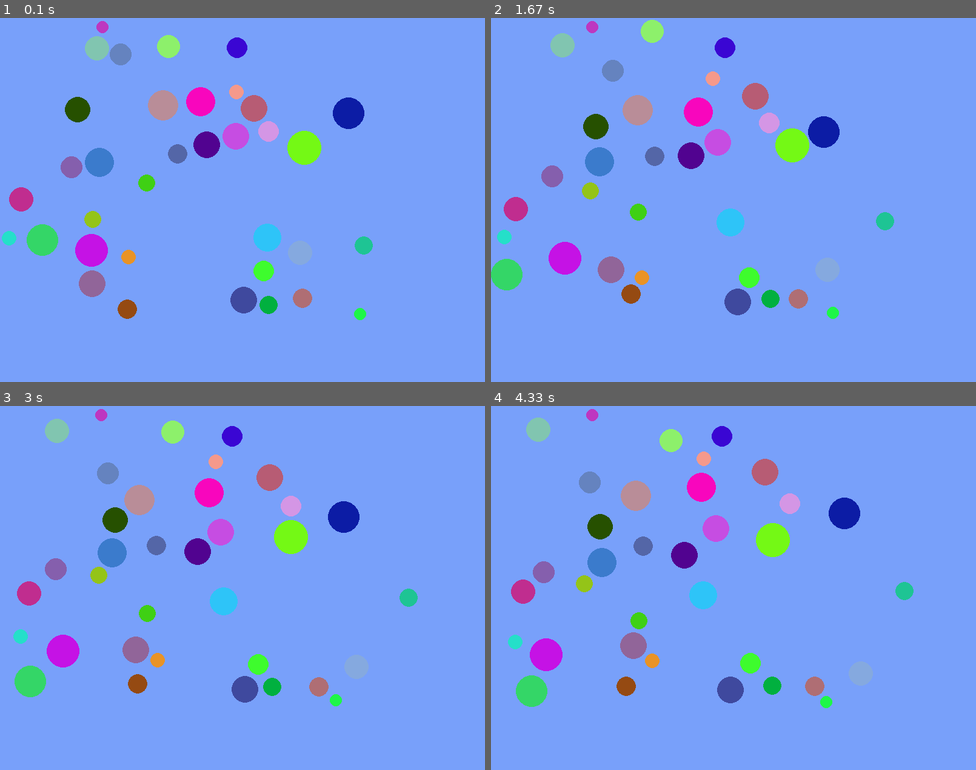
Above: before the commit, frames 1-4 (two rows, left to right).
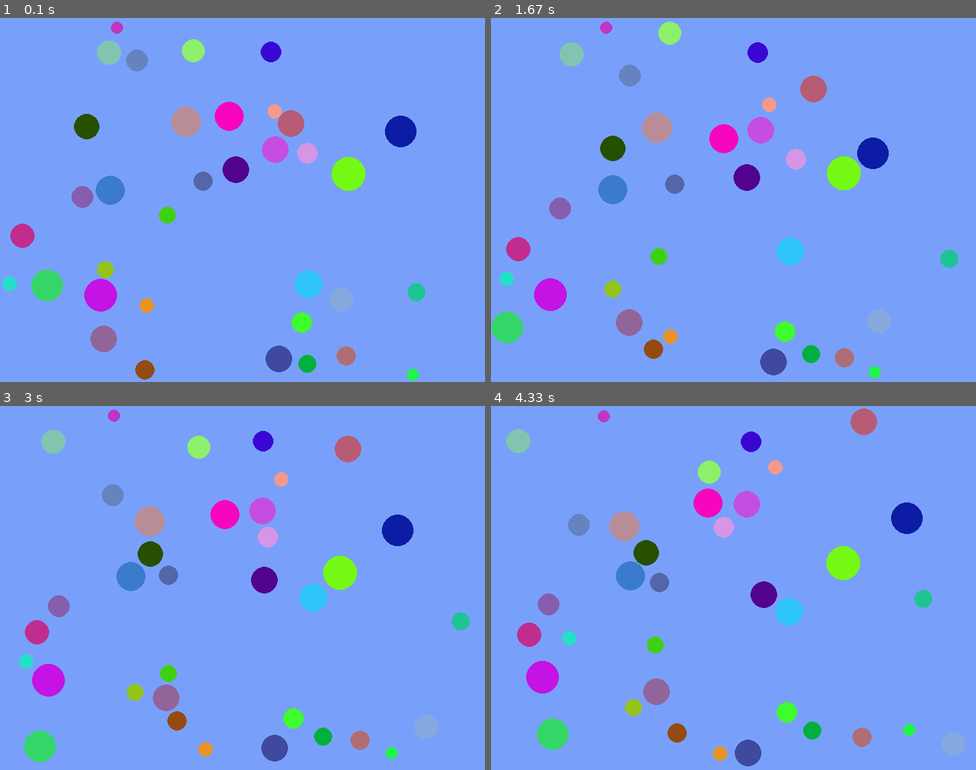
Above: after the commit, the same moments.

Repository: maciejbac/pyGame
Game: pygame game, started from main.py
Two runs of this game, one before a commit and one after it. Both use one fixed random seed, a clock stepped at 60 frames per second and the inputs below.
Inputs (mouse positions are in pixels of both pictures, inside the frame that each line leads up to):
- Up to frame 1 (0.1 s): no input
- Up to frame 2 (1.67 s): click (782, 280) at 0.88 s
- Up to frame 3 (3 s): no input
- Up to frame 4 (4.33 s): no input

The runs differ from the first frame. In frame 1, 16% of the frame differs, in the area x 0-88%, y 0-100%; in frame 2, 16%; in frame 3, 16%, in the area x 2-97%, y 0-98%; in frame 4, 16%.

Commit message:
Changed game window size

Diff:
--- a/main.py
+++ b/main.py
@@ -9,14 +9,14 @@
 RED = (255, 0, 0)
 running = True
 (window_width, window_height) = (800, 600)
-(game_width, game_height) = (window_width - 100, window_height - 100)
+(game_width, game_height) = (window_width, window_height)
 selected_particle = None
 background_color = (120, 160, 250)
 pygame.display.set_caption('Ball game')
 particle_count = 35
 gravity_on = False
 gravity = (math.pi, 0.02)
-mass_of_air = 0.1
+mass_of_air = 0.01
 elasticity = 0.9
 particle_max_size = 30
 
